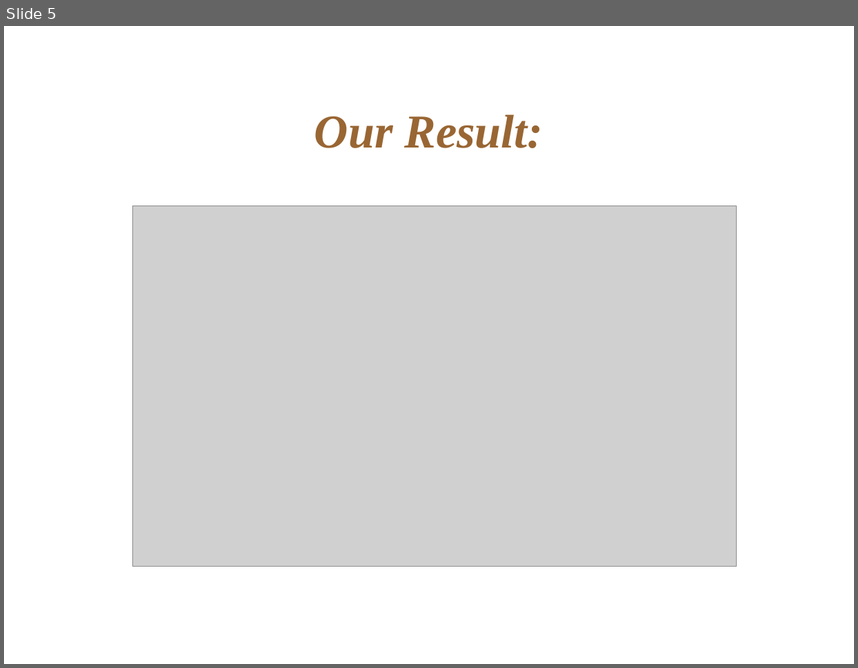
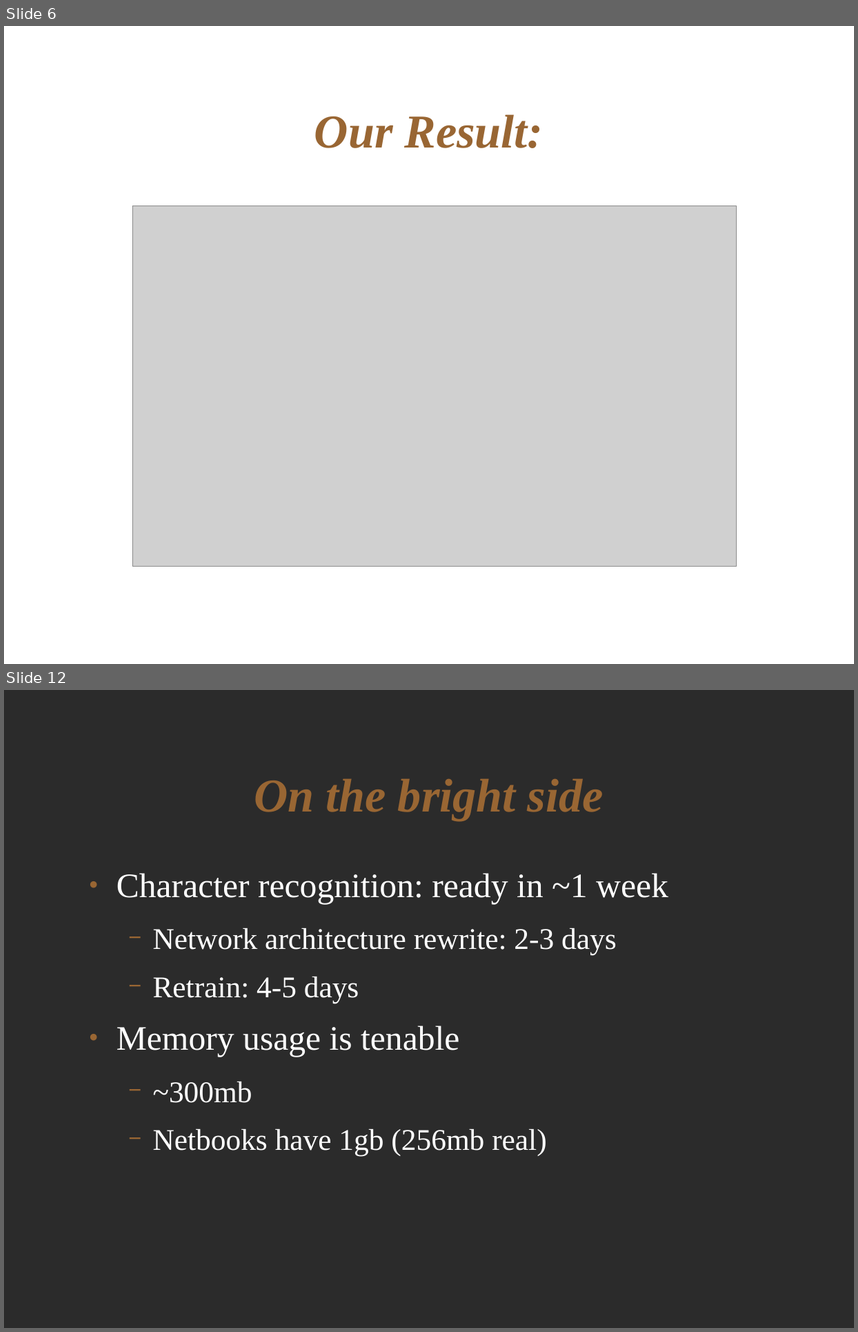
Before and after one commit to cassandracomar/VAFusion2, a slide deck: doc/final_slides.odp. Shown one above the other, each under a label of ours: slide 5 before the commit, slides 6 and 12 after it; the slides between them are not shown. The pictures are 858x668 and 858x1332 pixels, drawn with LibreOffice and Linux fonts; fonts in the diff are those of the drawing; grey boxes stand for pictures; background and template pictures are left out; a plain dark background stands for a picture behind light text. Boxes give left, top, right and bottom in pixels: in the first picture for what was removed or moved away, otherwise in the second. Text is boxed around its words. In the diff, an @@ line names an element or a change of style, - is before the commit and + after.

```diff
--- a/doc/final_slides.odp
+++ b/doc/final_slides.odp
@@ slide 12 added at [4, 690, 854, 1328], background picture (left out) @@
@@ title added at [254, 778, 604, 821], 44 pt, text #996633, bold, italic @@
+On the bright side
@@ text added at [116, 873, 668, 1156], 28 pt, text #FFFFFF @@
+● Character recognition: ready in ~1 week
+  − Network architecture rewrite: 2-3 days
+  − Retrain: 4-5 days
+● Memory usage is tenable
+  − ~300mb
+  − Netbooks have 1gb (256mb real)
@@ what was slide 5 is now slide 6 @@
```
Also in this commit, not shown: 9 other slides added.
